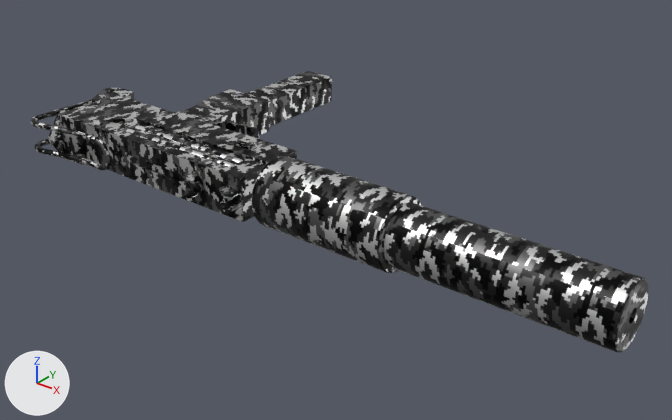
Two versions of the COLLADA model Joshua-Boo-Boos Mac-10 Mod/source/modelsrc/Mac-10_World.dae, one commit apart.
Camera for both pictures: a camera (50 mm lens) standing at (0.555, -0.538, 0.319) and looking at (0.098, 0.033, -0.035). The axes (+X, +Y, +Z) are drawn at lower left. The lights are the same throughout. Where no turn or scale is listed for an object, it has been applied to the vertices. Vertices at the same position are counted once.

In view in the first picture: 'Charging Handle', 'Mac-10', 'Magazine'.
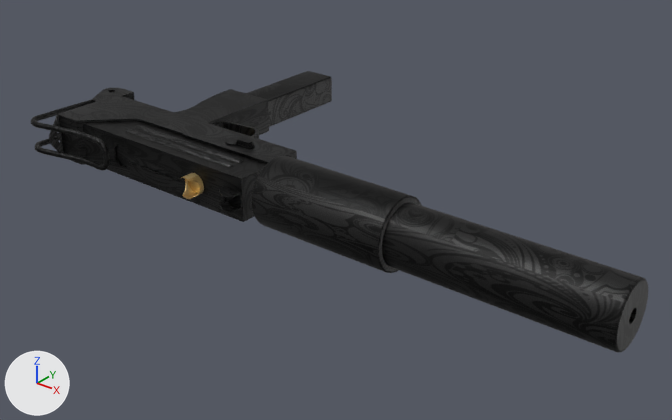
Commit message: I updated the Mac-10.

Where the change shows, as pixel boxes (x1, y1, x2, y2) in the pictures (672 x 420 px):
'Mac-10', recoloured, surface changed (grey to black)
    both: (31, 88, 648, 352)
'Magazine', recoloured, surface changed (grey to black)
    both: (246, 71, 332, 127)
'Charging Handle', recoloured (black to brown)
    both: (181, 173, 204, 199)

What changed in the scene script:
```text
Add img_pattern_jpg:
    img_pattern_jpg = load_image('Pattern.jpg', 'Pattern.jpg', 1920, 1080, 'sRGB')
Add img_brass_jpg:
    img_brass_jpg = load_image('Brass.jpg', 'Brass.jpg', 1820, 1214, 'sRGB')
Add mat_pattern:
    mat_pattern = principled_material('Pattern')
    mat_pattern.texture = img_pattern_jpg
    mat_pattern.metallic = 1.0
Add mat_brass:
    mat_brass = principled_material('Brass')
    mat_brass.texture = img_brass_jpg
    mat_brass.metallic = 1.0
Change me_circle:
    where me_circle.from_pydata(...)  # 644 vertices, 1252 faces; spans x -0.0096..0.0096, y -0.0056..0.0056, z -0.0096..0.0096
    remove me_circle.materials.append(mat_gunmetal)  # picture img_gunmetal_jpg
    add me_circle.materials.append(mat_brass)  # picture img_brass_jpg
Change me_cube_002:
    where me_cube_002.from_pydata(...)  # 3875 vertices, 7329 faces; spans x -0.287..0.287, y -0.09..0.09, z -0.03..0.03
    used by ob_mac_10; location = (0.1018, 0.0082, 0.0025)
    remove me_cube_002.materials.append(mat_gunmetal)  # picture img_gunmetal_jpg
    me_cube_002 part 1: texture (UV) coordinates of 7329 of 7329 faces, centred in x -0.287..0.287, y -0.09..0.09, z -0.03..0.03, changed; they spanned u -3.63..4.63, v -3.63..4.63 and now span u -1.65..2.65, v -0.26..1.25
    add me_cube_002.materials.append(mat_pattern)  # picture img_pattern_jpg
Change me_cube_005:
    where me_cube_005.from_pydata(...)  # 294 vertices, 558 faces; spans x -0.017..0.017, y -0.116..0.116, z -0.015..0.015
    used by ob_magazine; location = (-0.0578, 0.0833, 0.0015)
    remove me_cube_005.materials.append(mat_gunmetal)  # picture img_gunmetal_jpg
    me_cube_005 part 2: texture (UV) coordinates of 558 of 558 faces, centred in x -0.017..0.017, y -0.115..0.116, z -0.015..0.015, changed; they spanned u -0.66..1.65, v -0.66..1.66 and now span u -0.07..1.07, v -0.48..1.43
    add me_cube_005.materials.append(mat_pattern)  # picture img_pattern_jpg
```
